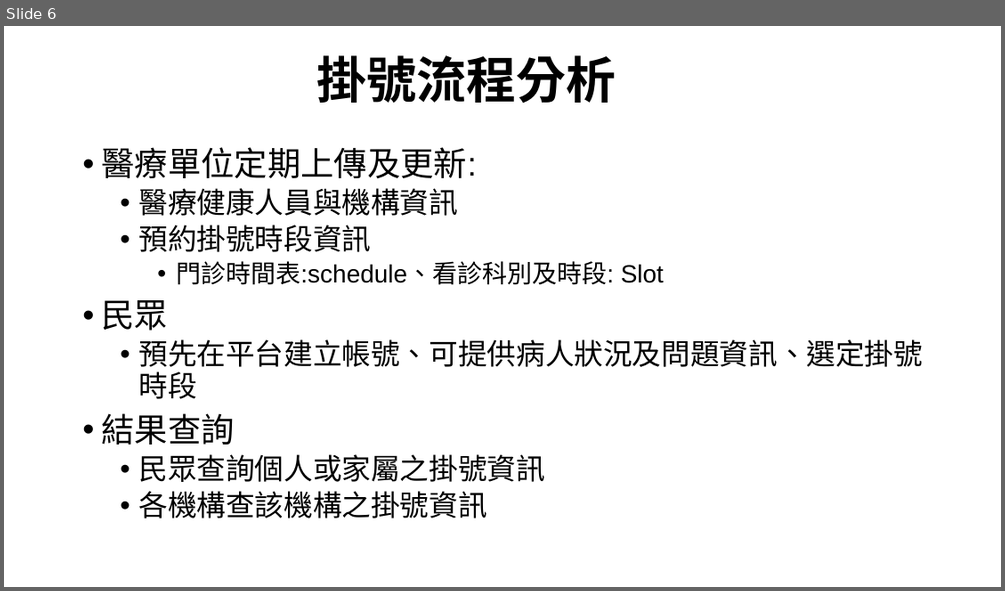
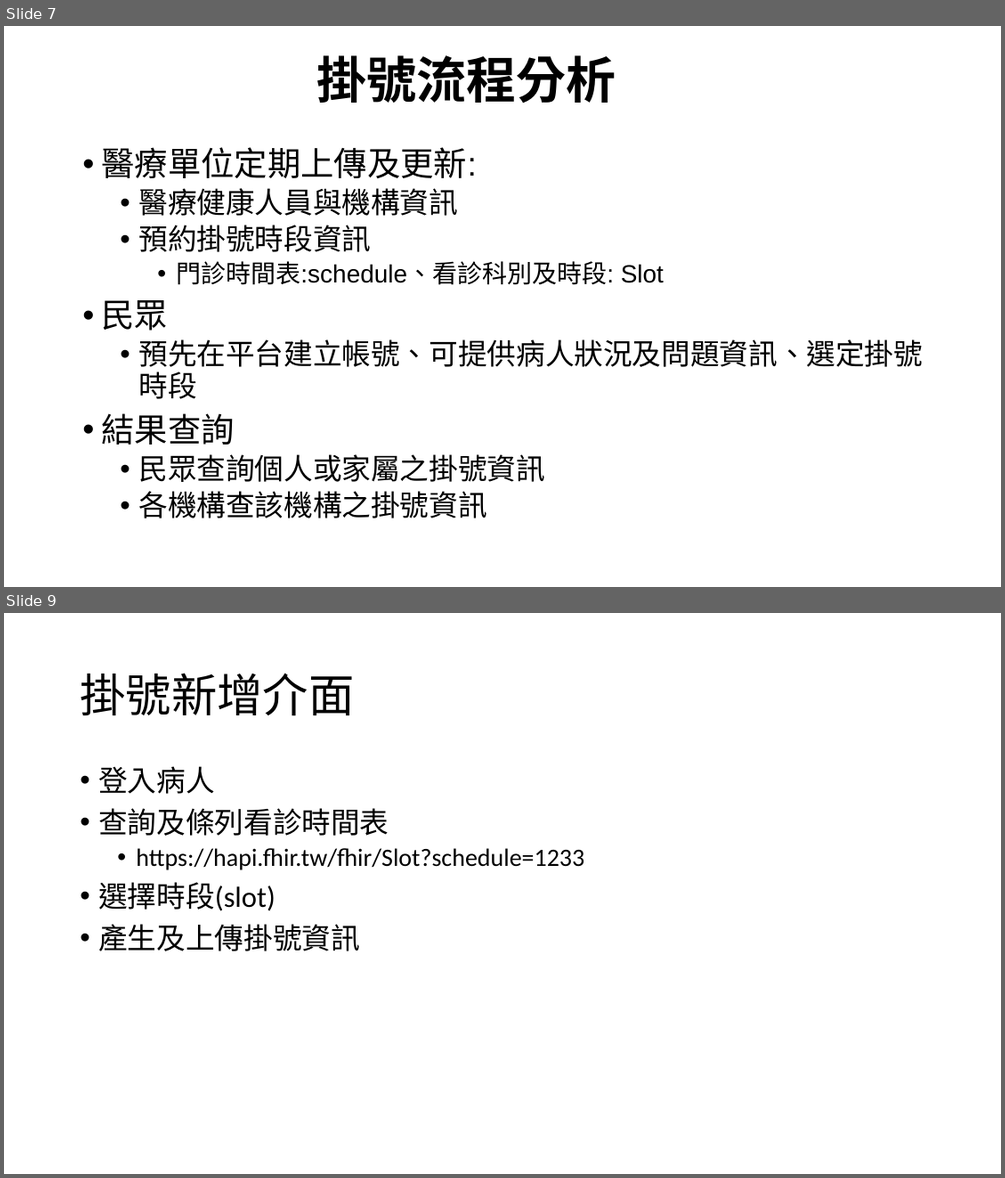
Before and after one commit to mos2718/FHIRspec, a slide deck: Spec/FHIR Appointment.pptx. Shown one above the other, each under a label of ours: slide 6 before the commit, slides 7 and 9 after it; the slides between them are not shown. The pictures are 1005x591 and 1005x1178 pixels, drawn with LibreOffice and Linux fonts; fonts in the diff are those of the drawing. Boxes give left, top, right and bottom in pixels: in the first picture for what was removed or moved away, otherwise in the second. Text is boxed around its words. In the diff, an @@ line names an element or a change of style, - is before the commit and + after.

```diff
--- a/Spec/FHIR Appointment.pptx
+++ b/Spec/FHIR Appointment.pptx
@@ slide 9 added at [4, 613, 1001, 1174], background #FFFFFF @@
@@ title added at [80, 673, 354, 716], 44 pt, text #000000 @@
+掛號新增介面
@@ text added at [98, 766, 584, 951], 24 pt, text #000000 @@
+• 登入病人
+• 查詢及條列看診時間表
+  • https://hapi.fhir.tw/fhir/Slot?schedule=1233
+• 選擇時段(slot)
+• 產生及上傳掛號資訊
@@ what was slide 6 is now slide 7 @@
```
Also in this commit, not shown: 4 slides changed, 3 other slides added, 3 other files.
